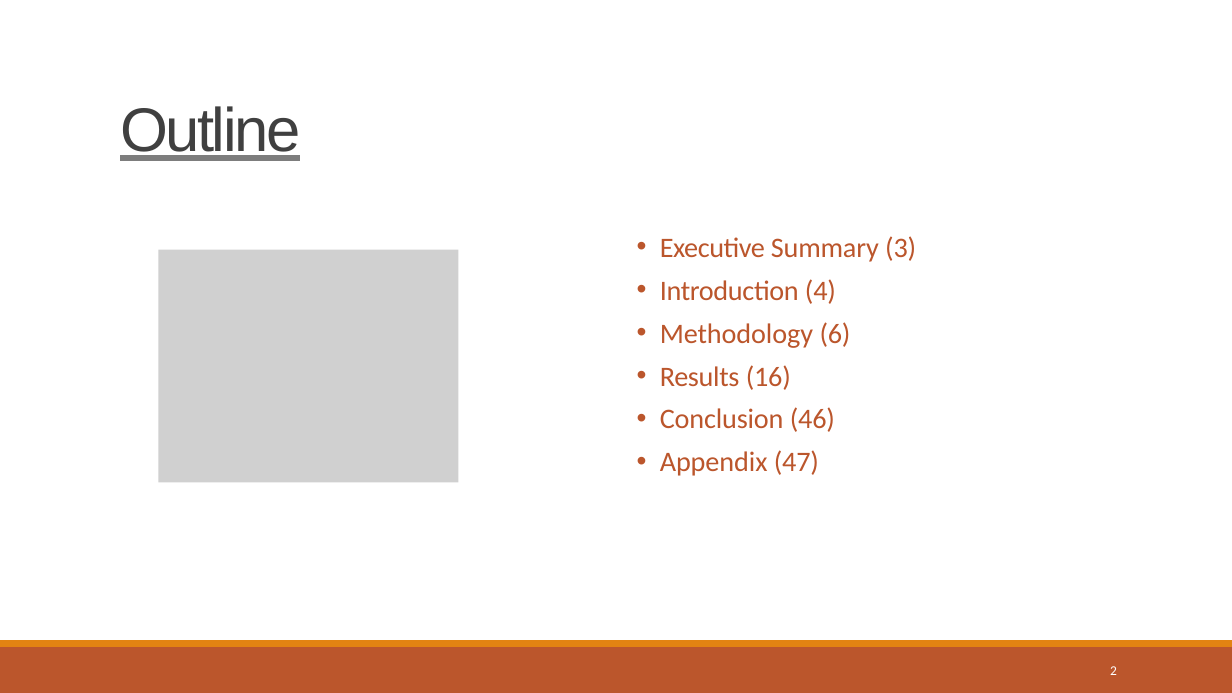
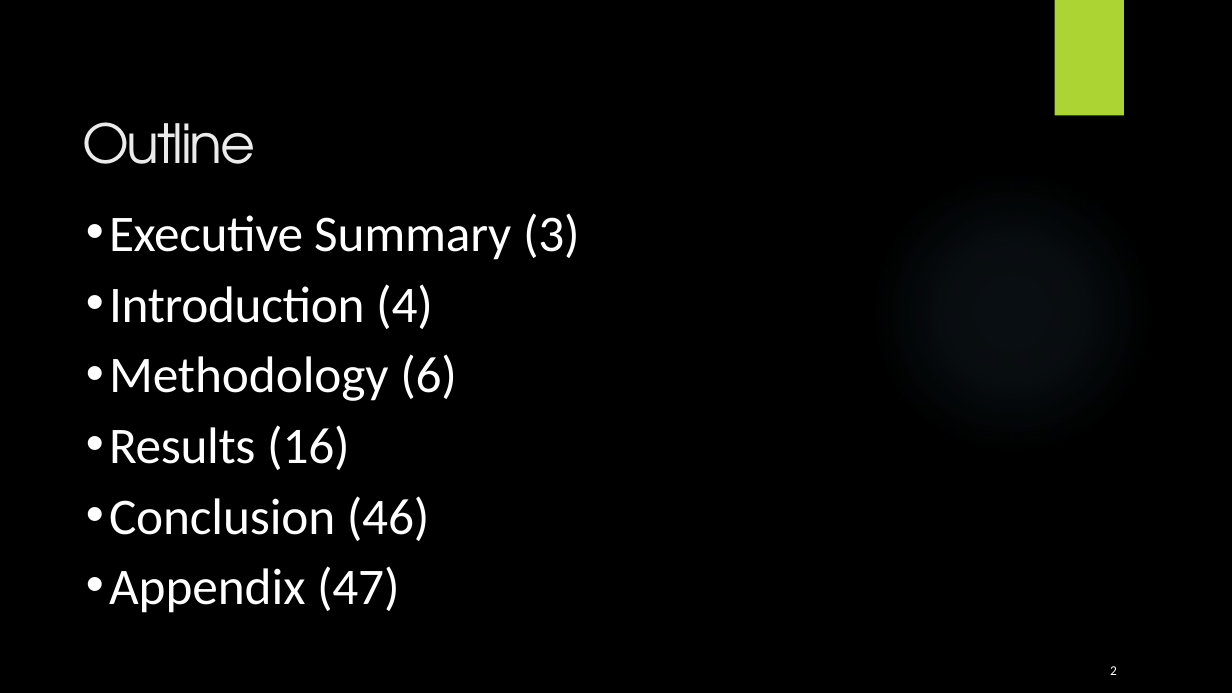
Before and after one commit to Ayyodeji/Applied_Data_Science_Capstone, a slide deck: slide 2 of Week 5 Present Your Data-Driven Insights/Data Science Journey.pptx. Drawn at 1232x693 pixels with LibreOffice and Linux fonts; fonts in the diff are those of the drawing; grey boxes stand for pictures; background and template pictures are left out. Boxes give left, top, right and bottom in pixels: in the first picture for what was removed or moved away, otherwise in the second. Text is boxed around its words. In the diff, an @@ line names an element or a change of style, - is before the commit and + after.

```diff
--- a/Week 5 Present Your Data-Driven Insights/Data Science Journey.pptx
+++ b/Week 5 Present Your Data-Driven Insights/Data Science Journey.pptx
@@ background #FFFFFF to picture (left out) @@
@@ rectangle added at (x1=1055, y1=0, x2=1124, y2=116), fill #ACD433 @@
@@ title "Outline" moved from (x1=120, y1=106, x2=300, y2=161) to (x1=82, y1=122, x2=255, y2=164) @@
@@ title "Outline" at (x1=82, y1=122, x2=255, y2=164): size 48 to 42 pt, font Arial to TeX Gyre Adventor, text colour #404040 to #EBEBEB, underline off @@
@@ ellipse added at (x1=870, y1=169, x2=1154, y2=454), fill gradient #7AC4F0 @@
@@ text "Executive Summary (3)" moved from (x1=660, y1=236, x2=916, y2=476) to (x1=109, y1=213, x2=580, y2=613) @@
@@ text "Executive Summary (3)" at (x1=109, y1=213, x2=580, y2=613): size 22 to 40 pt, text colour #BB562C to #FFFFFF @@
@@ picture removed at (x1=158, y1=250, x2=458, y2=482) @@
@@ freeform shape removed at (x1=0, y1=647, x2=1232, y2=693) @@
@@ freeform shape removed at (x1=0, y1=640, x2=1232, y2=647) @@
```
Also in this commit, not shown: 45 other slides changed, 1 slide removed, 1 other file.
